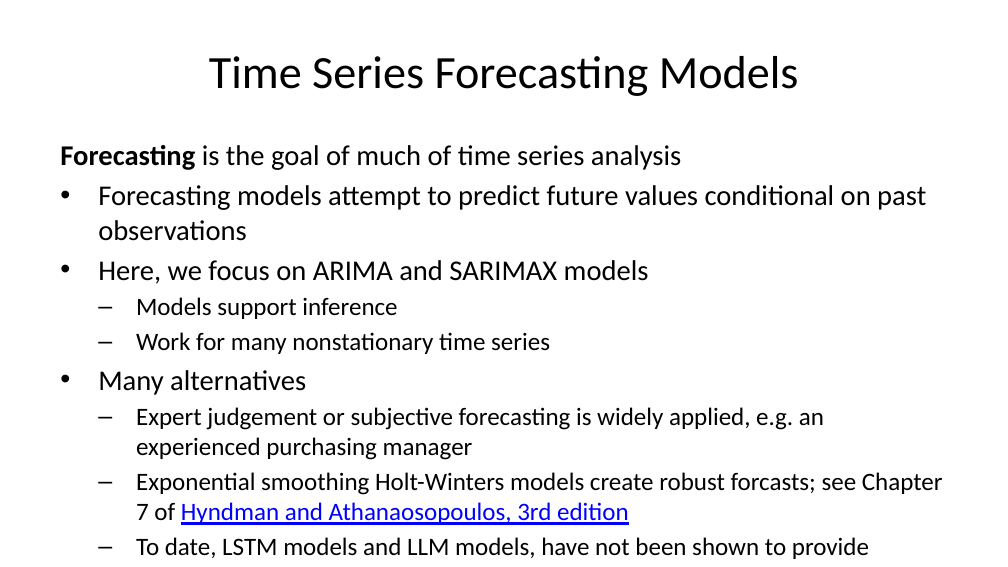
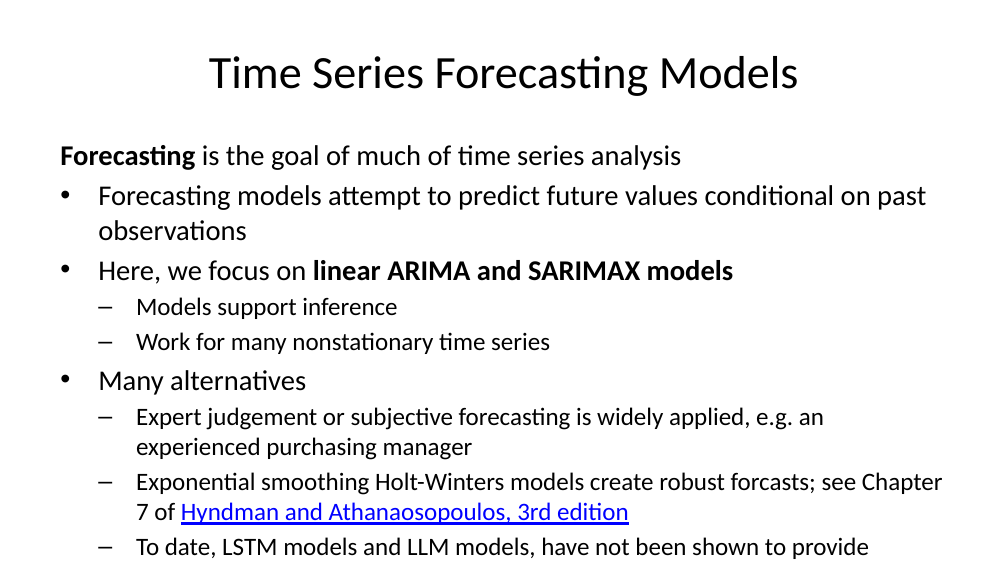
Before and after one commit to StephenElston/CSCI-E-83, a slide deck: slide 7 of LectureSlides/12_IntroductionToTimeSeriesForecasting.pptx (slide 6 before the commit). Drawn at 1008x567 pixels with LibreOffice and Linux fonts; fonts in the diff are those of the drawing. Boxes give left, top, right and bottom in pixels: in the first picture for what was removed or moved away, otherwise in the second. Text is boxed around its words. In the diff, an @@ line names an element or a change of style, - is before the commit and + after.

Commit message:
Added section slides, added annimations, corrected typos

```diff
--- a/LectureSlides/12_IntroductionToTimeSeriesForecasting.pptx
+++ b/LectureSlides/12_IntroductionToTimeSeriesForecasting.pptx
@@ text at <box>98,260,734,284</box>: text changed; bold on @@
-• Here, we focus on ARIMA and SARIMAX models
+• Here, we focus on linear ARIMA and SARIMAX models
```
Also in this commit, not shown: 11 other slides changed, 11 slides added.
